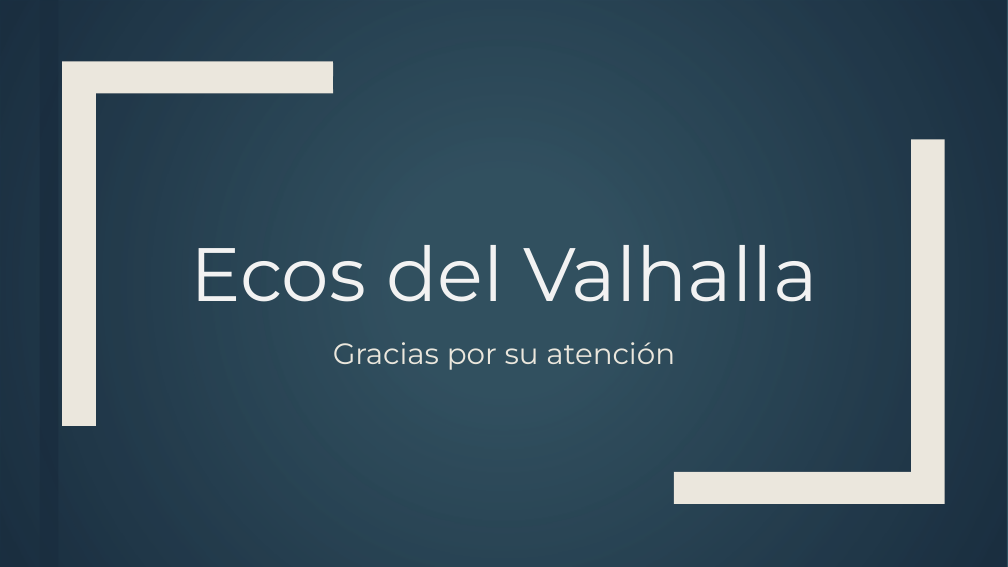
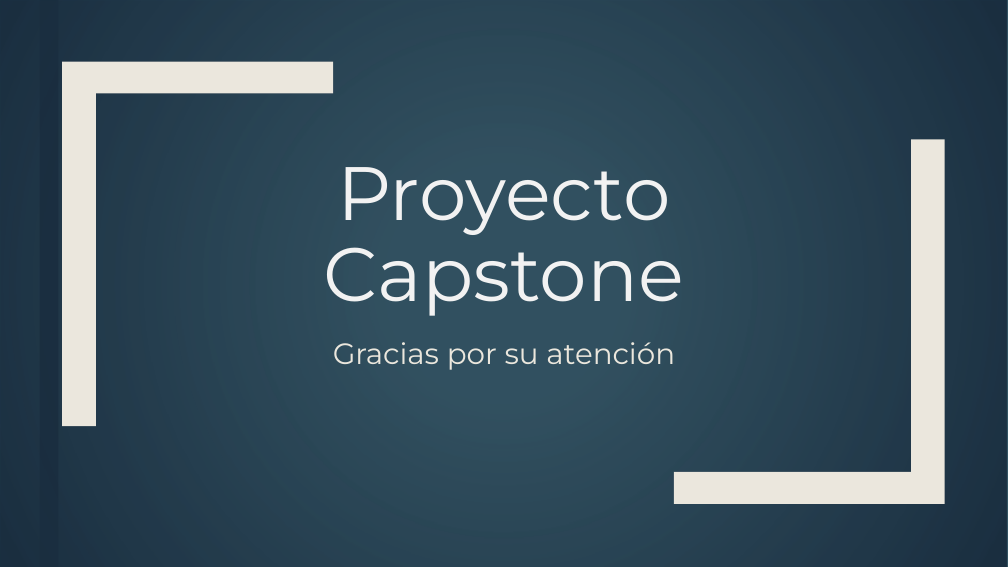
Before and after one commit to ruinedbird/github-capstone, a slide deck: slide 15 of Fase 3/Evidencias grupales/Capstone Roguelike.pptx. Drawn at 1008x567 pixels with LibreOffice and Linux fonts; fonts in the diff are those of the drawing; background and template pictures are left out. Boxes give left, top, right and bottom in pixels: in the first picture for what was removed or moved away, otherwise in the second. Text is boxed around its words. In the diff, an @@ line names an element or a change of style, - is before the commit and + after.

```diff
--- a/Fase 3/Evidencias grupales/Capstone Roguelike.pptx
+++ b/Fase 3/Evidencias grupales/Capstone Roguelike.pptx
@@ freeform shape at (62, 61, 333, 426): rotation 0 to 180 degrees @@
@@ freeform shape at (62, 61, 333, 426): rotation 0 to 180 degrees @@
@@ title at (324, 167, 684, 316): text changed @@
-Ecos del Valhalla
+Proyecto Capstone
```
Also in this commit, not shown: 8 other slides changed, 6 slides added, 6 slides removed.
